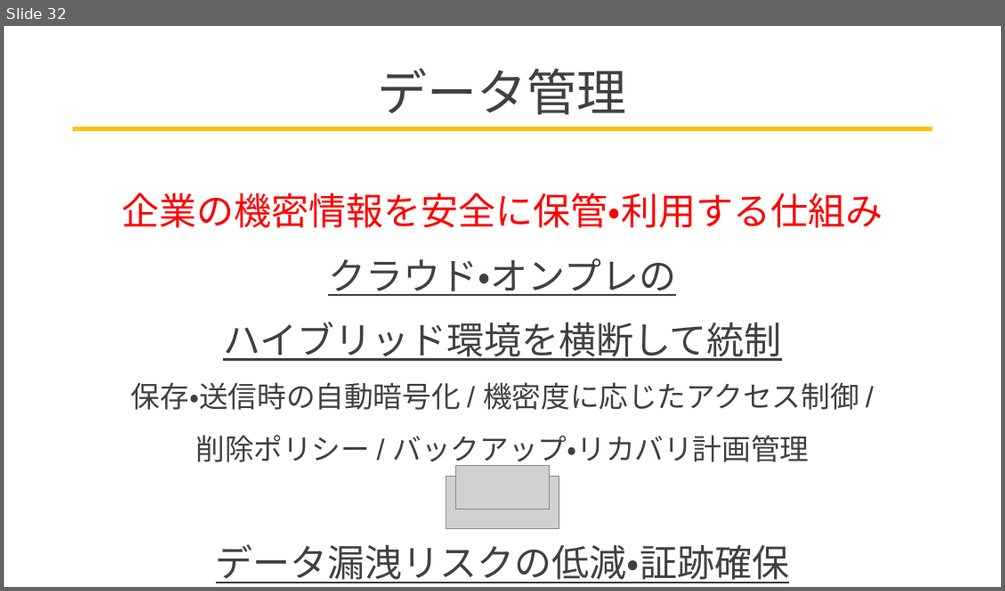
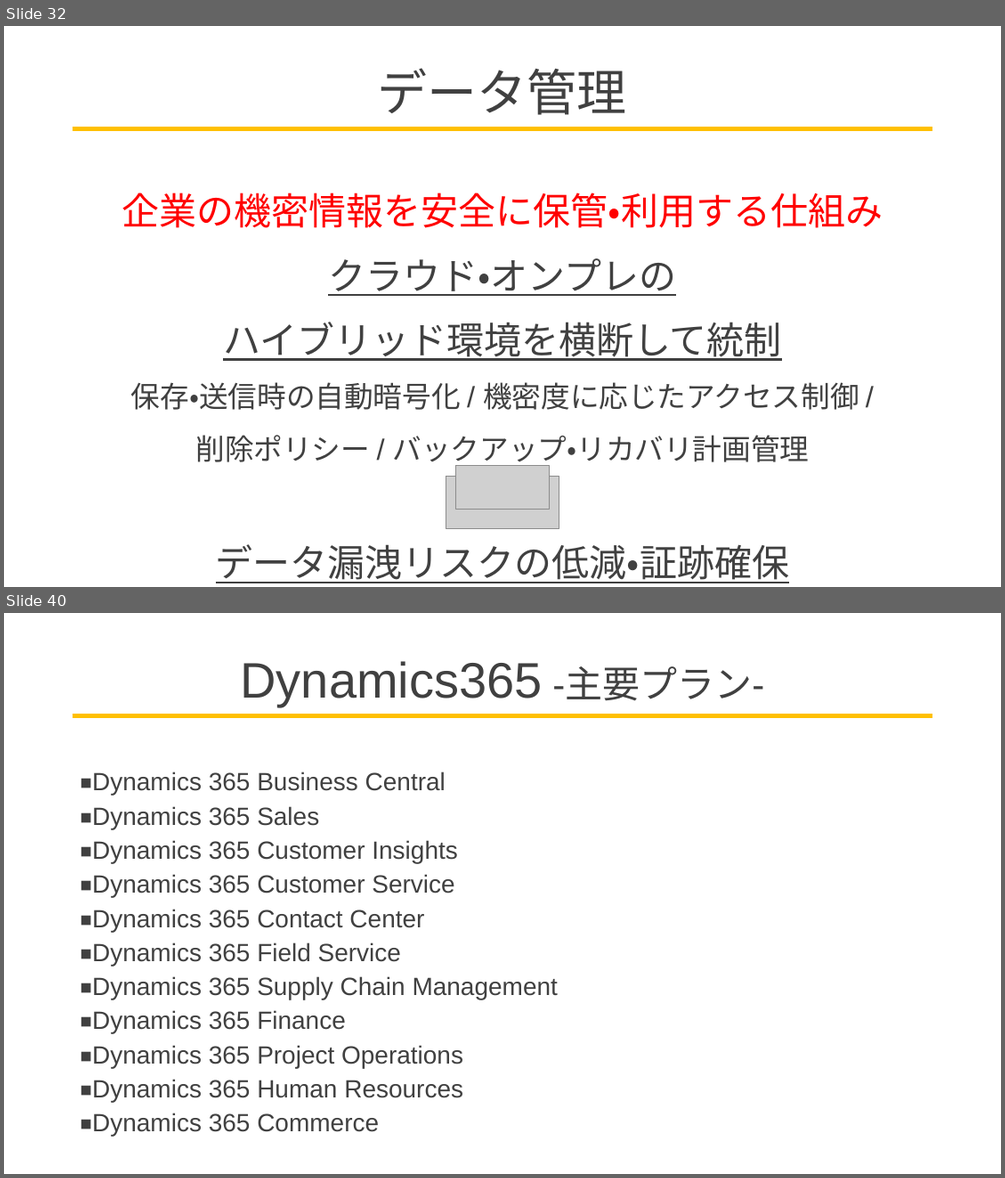
Before and after one commit to AeolusSoul/memo, a slide deck: 1-MSとは.pptx. Shown one above the other, each under a label of ours: slide 32 before the commit, slides 32 and 40 after it; the slides between them are not shown. The pictures are 1005x591 and 1005x1178 pixels, drawn with LibreOffice and Linux fonts; fonts in the diff are those of the drawing; grey boxes stand for pictures. Boxes give left, top, right and bottom in pixels: in the first picture for what was removed or moved away, otherwise in the second. Text is boxed around its words. In the diff, an @@ line names an element or a change of style, - is before the commit and + after.

```diff
--- a/1-MSとは.pptx
+++ b/1-MSとは.pptx
@@ slide 40 added at [4,613,1001,1174], background #FFFFFF; not listed: 1 template element that a slide beside it also shows @@
@@ title added at [241,661,764,706], 48 pt, text #404040 @@
+Dynamics365 -主要プラン-
@@ text added at [92,771,558,1136], 24 pt, text #404040 @@
+◾️Dynamics 365 Business Central
+◾️Dynamics 365 Sales
+◾️Dynamics 365 Customer Insights
+◾️Dynamics 365 Customer Service
+◾️Dynamics 365 Contact Center
+◾️Dynamics 365 Field Service
+◾️Dynamics 365 Supply Chain Management
+◾️Dynamics 365 Finance
+◾️Dynamics 365 Project Operations
+◾️Dynamics 365 Human Resources
+◾️Dynamics 365 Commerce
```
Also in this commit, not shown: 3 slides changed, 19 other slides added, 1 slide removed.
